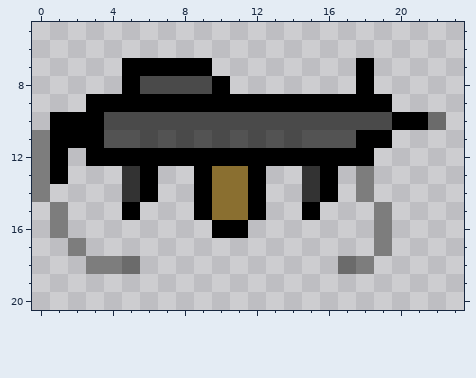
One commit to this pixel-art sprite: Sprites/Items/Guns/machine.png. The picture above is the old version.
The file is 24x24 pixels. Colours within 5 levels of each other are drawn and written as one. Shown: x 0..23, y 5..20.
Now the later version:
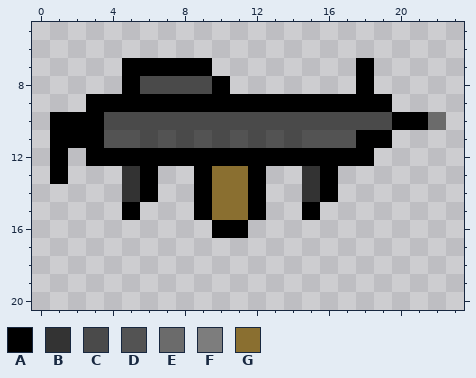
Palette (. is transparent): A #000000  B #333333  C #4a4a4a  D #535353  E #6b6b6b  F #7d7d7d  G #8a6f30
Change:
The edit erases colour E in row 18 at x 5 and 17.
The edit erases colour F in rows 11 to 12 at x 0; in rows 13 to 14 at x 0 and 18; in rows 15 to 16 at x 1 and 19; in row 17 at x 2 and 19; in row 18 at x 3 to 4 and 18.
Changed places in both pictures, as pixel boxes (x1, y1, x2, y2):
erased: (32, 130, 140, 274)
erased: (338, 166, 392, 274)
